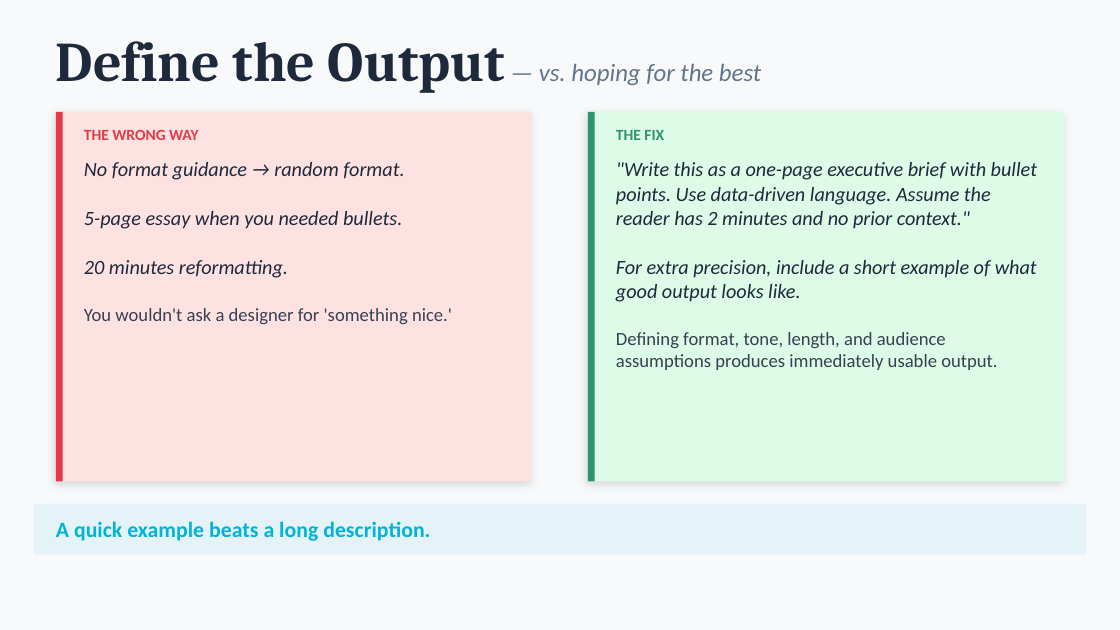
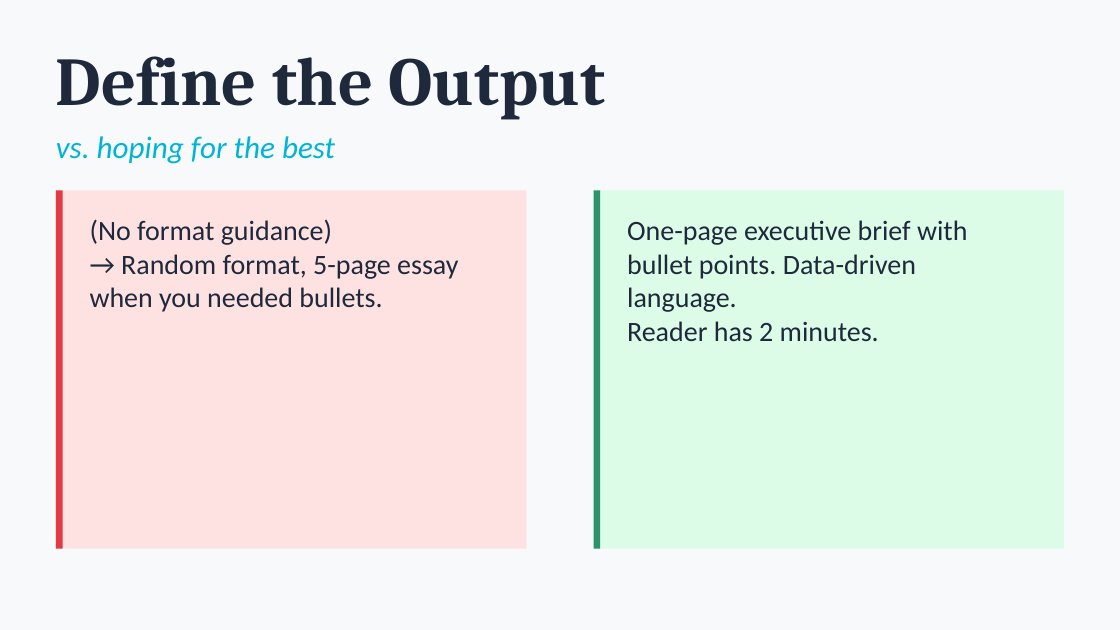
Before and after one commit to michaelengland/ai-best-practices, a slide deck: slide 29 of Getting-Agents-to-Give-Up-Their-Secrets.pptx (slide 22 before the commit). Drawn at 1120x630 pixels with LibreOffice and Linux fonts; fonts in the diff are those of the drawing. Boxes give left, top, right and bottom in pixels: in the first picture for what was removed or moved away, otherwise in the second. Text is boxed around its words. In the diff, an @@ line names an element or a change of style, - is before the commit and + after.

```diff
--- a/Getting-Agents-to-Give-Up-Their-Secrets.pptx
+++ b/Getting-Agents-to-Give-Up-Their-Secrets.pptx
@@ text added at box(56, 56, 605, 120), 44 pt, text #1E293B, bold @@
+Define the Output
@@ text at box(56, 136, 335, 164): text changed; size 16 to 20 pt; text colour #64748B to #00B4D8 @@
-Define the Output — vs. hoping for the best
+vs. hoping for the best
@@ text removed at box(84, 130, 199, 140) @@
-THE WRONG WAY
@@ text removed at box(616, 130, 664, 140) @@
-THE FIX
@@ rectangle: place and size @@
-rectangle at box(56, 112, 532, 482)
+rectangle at box(56, 190, 526, 549)
@@ rectangle at box(56, 190, 526, 549): shadow off @@
@@ rectangle: place and size @@
-rectangle at box(56, 112, 63, 482)
+rectangle at box(56, 190, 63, 549)
@@ rectangle at box(594, 190, 1064, 549): shadow off @@
@@ rectangle: place and size @@
-rectangle at box(588, 112, 1064, 482)
+rectangle at box(594, 190, 1064, 549)
@@ rectangle: place and size @@
-rectangle at box(588, 112, 595, 482)
+rectangle at box(594, 190, 600, 549)
@@ text at box(90, 219, 458, 312): text changed; size 13 to 18 pt; italic off @@
-No format guidance → random format.
-5-page essay when you needed bullets.
-20 minutes reformatting.
-You wouldn't ask a designer for 'something nice.'
+(No format guidance)
+→ Random format, 5-page essay
+when you needed bullets.
@@ text at box(627, 220, 967, 341): text changed; size 13 to 18 pt; italic off @@
-"Write this as a one-page executive brief with bullet points. Use data-driven language. Assume the reader has 2 minutes and no prior context."
-For extra precision, include a short example of what good output looks like.
-Defining format, tone, length, and audience assumptions produces immediately usable output.
+One-page executive brief with
+bullet points. Data-driven language.
+Reader has 2 minutes.
@@ rectangle removed at box(34, 504, 1086, 554) @@
@@ text removed at box(56, 521, 430, 541) @@
-A quick example beats a long description.
```
Also in this commit, not shown: 27 other slides changed, 42 slides added, 23 slides removed, 1 other file.
